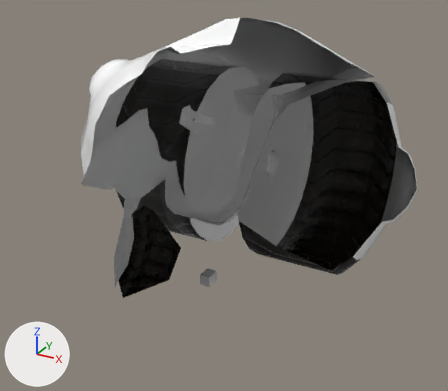
Renders of the FBX model FE_RM_Source/Hadean/Units/evserv/evserv_skel.fbx from each side of a commit.
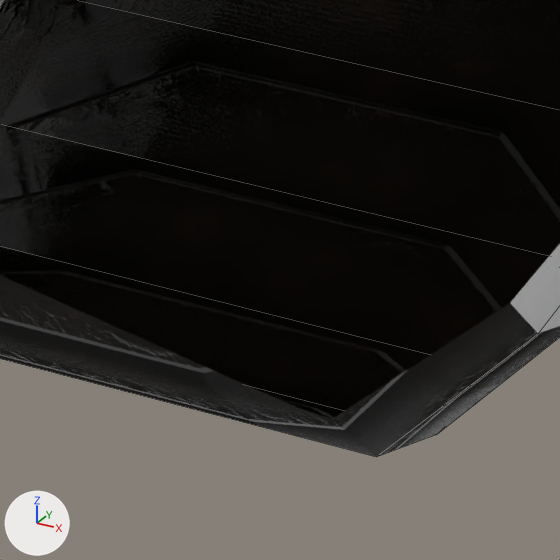
Each version is shown whole from a camera (50 mm lens) standing at (0.0302, -0.0513, 0.036) and looking at (0.0021, -0.0003, 0.0105), then close up on the part from 65% to 80% of the width and 56% to 73% of the height. Lighting does not change. The marker at lower left points along +X, +Y and +Z. The close-ups show mesh edges as thin lines. Everything nearer to the camera than a plane just in front of the edit is cut away. Where no turn or scale is listed for an object, it has been applied to the vertices.

The older version as bpy lines, for what is in view:
```python
me_mesh_007 = bpy.data.meshes.new('Mesh.007')
me_mesh_007.from_pydata(...)  # 219 vertices, 204 faces; spans x 0.0..0.019, y -0.0163..0.0218, z -0.0004..0.0209
me_mesh_007.materials.append(mat_evserv00)  # its picture is missing
me_mesh_008 = bpy.data.meshes.new('Mesh.008')
me_mesh_008.from_pydata(...)  # 108 vertices, 72 faces; spans x 0.0007..0.0145, y -0.0163..0.0218, z -0.0004..0.021
me_mesh_008.materials.append(mat_tread)
ob_tractor_l = bpy.data.objects.new('tractor_l', me_mesh_008)
ob_tractor_l.location = (0.0, 0.0, 0.0)
ob_tread_l = bpy.data.objects.new('tread_l', me_mesh_007)
ob_tread_l.location = (0.0, 0.0, 0.0)
```
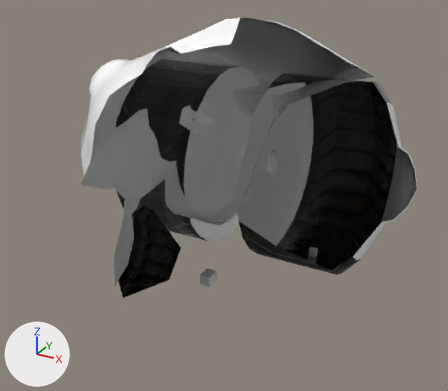
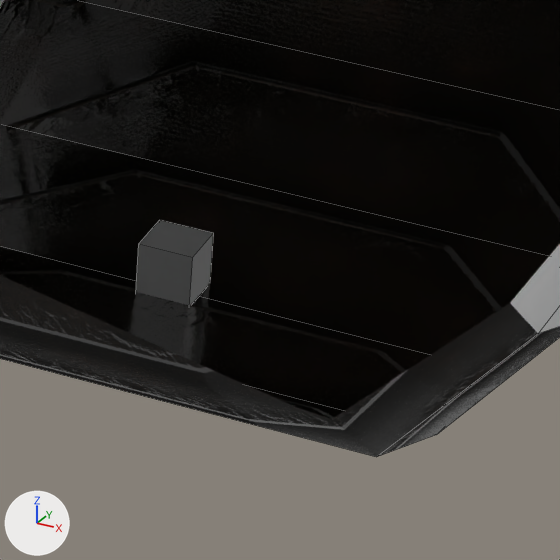
Boxes [x1, y1, x2, y2] around the edits, measured in the close-ups (560 x 560 px):
```json
{"object": "hp_emit_1", "change": "added", "after": [136, 220, 214, 305]}
```

Edits to the scene script, one JSON object a line:
```json
{"op": "add", "block": "me_mesh_009_1", "code": ["me_mesh_009_1 = bpy.data.meshes.new('Mesh.009')", "me_mesh_009_1.from_pydata(...)  # a box spanning x -0.000406..0.000406, y -0.000406..0.000406, z -0.000406..0.000406", "me_mesh_009_1.materials.append(mat_phong1)  # light grey #c6c6c6"]}
{"op": "add", "block": "ob_hp_emit_1", "code": ["ob_hp_emit_1 = bpy.data.objects.new('hp_emit_1', me_mesh_009_1)", "ob_hp_emit_1.location = (0.00801, 0.01111, 0.0)"]}
```
